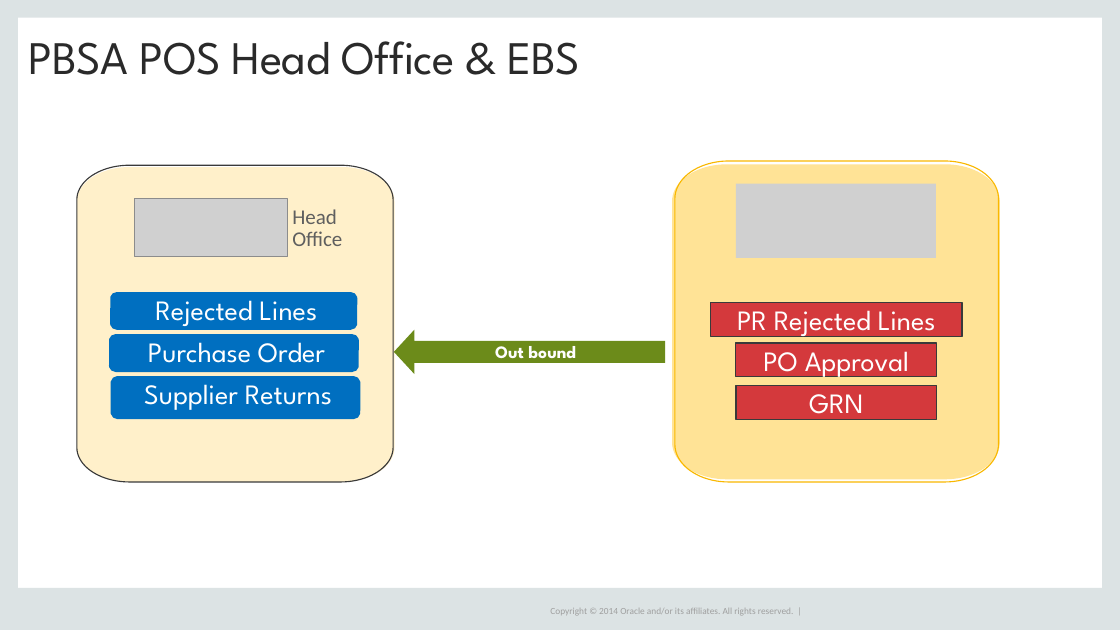
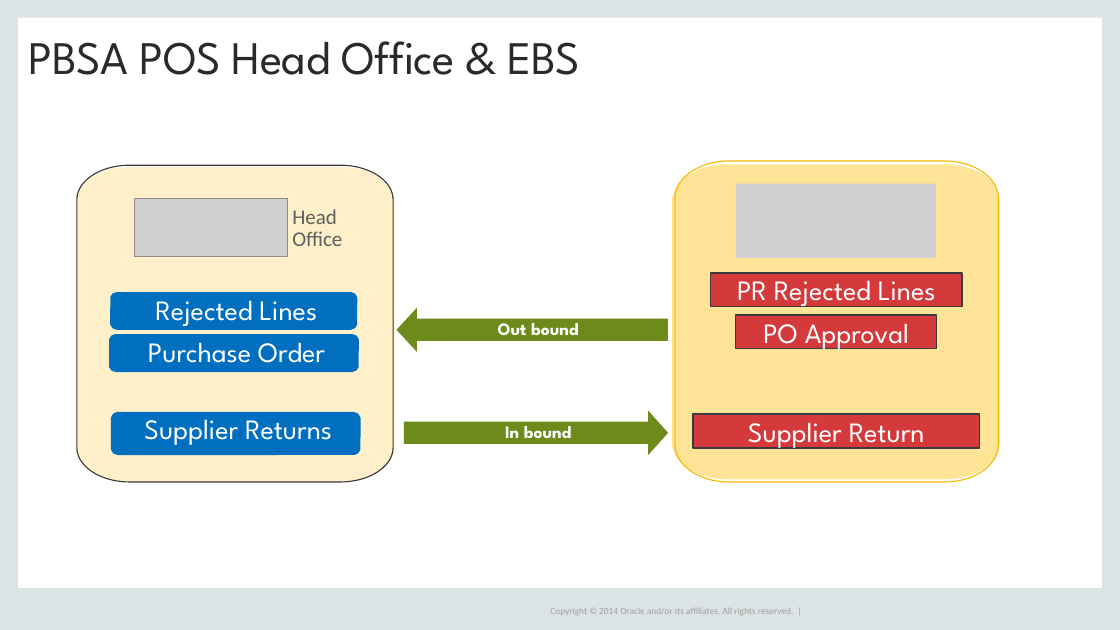
Before and after one commit to sayzsadz/lsl-test, a slide deck: slide 6 of LSL/archive/AIM/LSL Docs/Lanka Sathosa - Oracle E Business Suit 12.2.7 Integrations to PBSA POS v1.3.pptx. Drawn at 1120x630 pixels with LibreOffice and Linux fonts; fonts in the diff are those of the drawing; grey boxes stand for pictures; background and template pictures are left out. Boxes give left, top, right and bottom in pixels: in the first picture for what was removed or moved away, otherwise in the second. Text is boxed around its words. In the diff, an @@ line names an element or a change of style, - is before the commit and + after.

```diff
--- a/LSL/archive/AIM/LSL Docs/Lanka Sathosa - Oracle E Business Suit 12.2.7 Integrations to PBSA POS v1.3.pptx
+++ b/LSL/archive/AIM/LSL Docs/Lanka Sathosa - Oracle E Business Suit 12.2.7 Integrations to PBSA POS v1.3.pptx
@@ rectangle "PR Rejected Lines": place and size @@
-rectangle "PR Rejected Lines" at [711, 302, 962, 336]
+rectangle "PR Rejected Lines" at [711, 273, 962, 307]
@@ freeform shape: place and size @@
-freeform shape at [394, 329, 665, 374]
+freeform shape at [397, 308, 668, 352]
@@ text "Out bound" rewrapped from [495, 340, 576, 364] to [498, 317, 579, 335] @@
@@ rectangle "PO Approval": place and size @@
-rectangle "PO Approval" at [736, 343, 937, 376]
+rectangle "PO Approval" at [736, 315, 937, 349]
@@ freeform shape "Supplier Returns": place and size @@
-freeform shape "Supplier Returns" at [111, 376, 360, 419]
+freeform shape "Supplier Returns" at [111, 412, 360, 455]
@@ freeform shape added at [404, 411, 668, 455], fill #6C8B1A @@
@@ rectangle "Supplier Return": place and size @@
-rectangle "Supplier Return" at [736, 386, 937, 419]
+rectangle "Supplier Return" at [693, 414, 980, 448]
@@ text in rectangle at [748, 414, 925, 451]: text changed @@
-GRN
+Supplier Return
@@ text added at [505, 421, 572, 445], 15 pt, text #FFFFFF, bold @@
+In bound
```
Also in this commit, not shown: 1 other slide changed, 15 other files.
